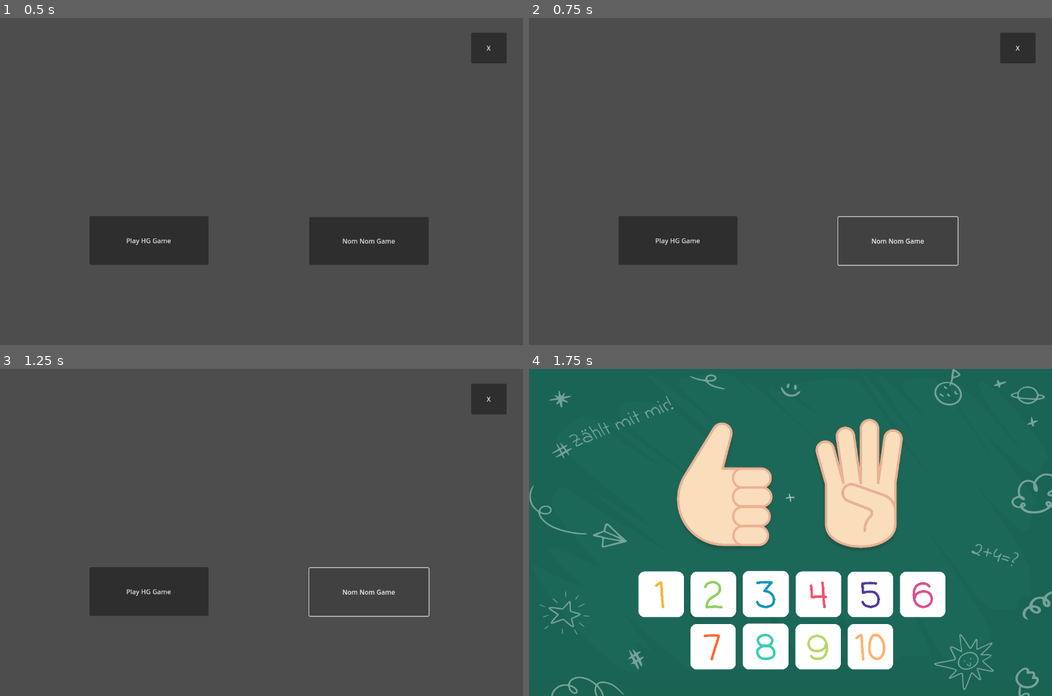
Above: before the commit, frames 1-4 (two rows, left to right).
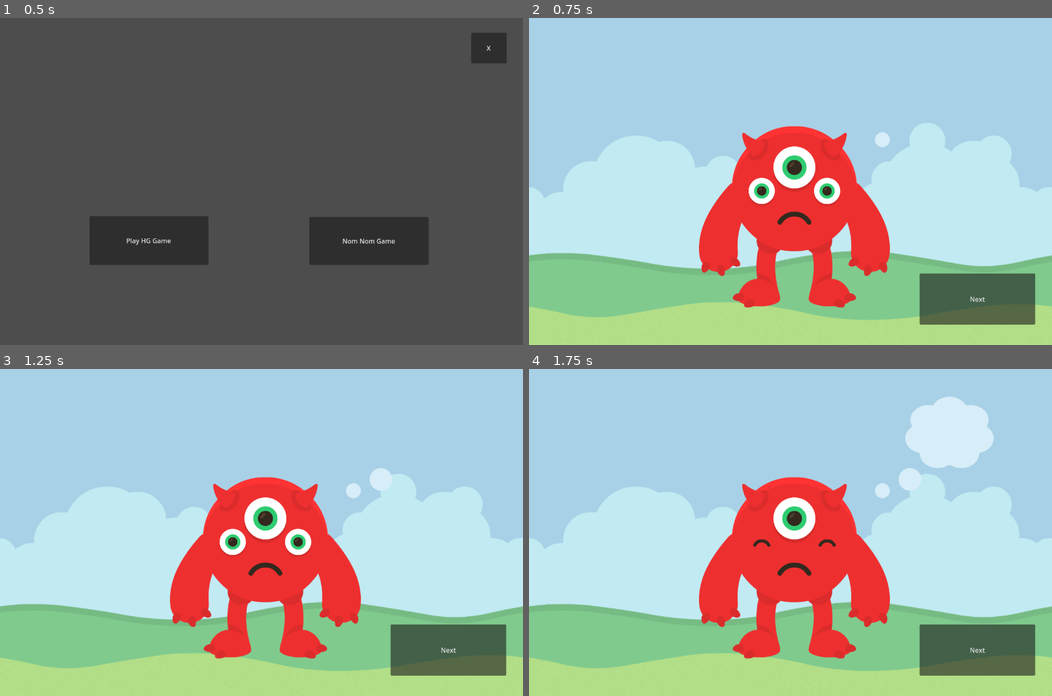
Above: after the commit, the same moments.

Repository: SZelaya1/Nomnom
Game: Godot game, scene res://Scenes/main_menu.tscn
Two runs of this game, one before a commit and one after it. Both use one fixed random seed, a clock stepped at 60 frames per second and the inputs below.
Inputs (mouse positions are in pixels of both pictures, inside the frame that each line leads up to):
- Up to frame 1 (0.5 s): no input
- Up to frame 2 (0.75 s): click "Nom Nom Game" at 0.5 s
- Up to frame 3 (1.25 s): no input
- Up to frame 4 (1.75 s): click (675, 591) at 1.25 s, where only the run before the commit has a clickable "Play HG Game"

Frame 1 is identical in both runs. In frame 2, 98% of the frame differs, in the area x 0-100%, y 0-100%; in frame 3, 98%; in frame 4, 100%.

Commit message:
Connected the different scenes

Diff:
--- a/Scenes/asking_for_food.tscn
+++ b/Scenes/asking_for_food.tscn
@@ -1,8 +1,8 @@
 [gd_scene load_steps=13 format=3 uid="uid://2n61ul12sveq"]
 
-[ext_resource type="Script" path="res://Scripts/asking_for_food.gd" id="1_5nnaq"]
+[ext_resource type="Script" uid="uid://ocrl123aymu8" path="res://Scripts/asking_for_food.gd" id="1_5nnaq"]
 [ext_resource type="Texture2D" uid="uid://rrfqhqq7547i" path="res://Assets/Backgrounds/PicnicBackground.png" id="1_6svtm"]
-[ext_resource type="PackedScene" uid="uid://qr8xfsu74nyv" path="res://Scenes/monster_body_1.tscn" id="2_vatly"]
+[ext_resource type="PackedScene" uid="uid://qr8xfsu74nyv" path="res://Scenes/nomnom_asks.tscn" id="2_vatly"]
 [ext_resource type="Texture2D" uid="uid://lqw202figqcf" path="res://Assets/Various/DreamingBubble.png" id="3_5d2v2"]
 [ext_resource type="Texture2D" uid="uid://b0fc3343vvs10" path="res://Assets/Various/DialogBubble.png" id="5_0kodg"]
 [ext_resource type="Texture2D" uid="uid://c4ehxdjv2ovsi" path="res://Image/Sandwich_1.png" id="6_j4020"]
@@ -78,3 +78,12 @@
 
 [node name="TalkingAudio" type="AudioStreamPlayer2D" parent="."]
 stream = ExtResource("7_5nnaq")
+
+[node name="NextButton" type="Button" parent="."]
+offset_left = 956.0
+offset_top = 625.0
+offset_right = 1239.0
+offset_bottom = 750.0
+text = "Next"
+
+[connection signal="pressed" from="NextButton" to="." method="_on_button_pressed"]
--- a/Scenes/menu.tscn
+++ b/Scenes/menu.tscn
@@ -1,6 +1,7 @@
-[gd_scene load_steps=8 format=3 uid="uid://dft4ls6o6iuls"]
+[gd_scene load_steps=9 format=3 uid="uid://dft4ls6o6iuls"]
 
 [ext_resource type="Texture2D" uid="uid://d1o10d4etfotw" path="res://Image/Menu.png" id="1_l48gv"]
+[ext_resource type="Script" uid="uid://dc6y2wttkl5ee" path="res://Scripts/menu.gd" id="1_wbdvm"]
 [ext_resource type="Texture2D" uid="uid://c4ehxdjv2ovsi" path="res://Image/Sandwich_1.png" id="2_ecwwl"]
 [ext_resource type="Texture2D" uid="uid://clyau76lrid3l" path="res://Image/Käse_2.png" id="3_kk3ma"]
 [ext_resource type="Texture2D" uid="uid://cdkeoeec325cj" path="res://Image/Toast_2.png" id="4_nrnbx"]
@@ -10,6 +11,7 @@
 [sub_resource type="CompressedTexture2D" id="CompressedTexture2D_l48gv"]
 
 [node name="Menu" type="Node2D"]
+script = ExtResource("1_wbdvm")
 
 [node name="TextureRect" type="TextureRect" parent="."]
 offset_left = -16.0
@@ -19,31 +21,40 @@
 texture = SubResource("CompressedTexture2D_l48gv")
 
 [node name="Menu" type="Sprite2D" parent="."]
-position = Vector2(744, 512)
-scale = Vector2(0.955322, 1.10962)
+position = Vector2(645.656, 374.437)
+scale = Vector2(0.82727, 0.840943)
 texture = ExtResource("1_l48gv")
 
 [node name="Sandwich1" type="Sprite2D" parent="."]
-position = Vector2(464, 456)
+position = Vector2(404, 339)
 scale = Vector2(0.726562, 0.890625)
 texture = ExtResource("2_ecwwl")
 
 [node name="Käse2" type="Sprite2D" parent="."]
-position = Vector2(880, 352)
-scale = Vector2(0.3, 0.3)
+position = Vector2(967, 174)
+scale = Vector2(0.233984, 0.275)
 texture = ExtResource("3_kk3ma")
 
 [node name="Toast2" type="Sprite2D" parent="."]
-position = Vector2(880, 185)
-scale = Vector2(0.314, 0.3)
+position = Vector2(767, 165)
+scale = Vector2(0.227312, 0.192969)
 texture = ExtResource("4_nrnbx")
 
 [node name="Tomate2" type="Sprite2D" parent="."]
-position = Vector2(880, 540.8)
-scale = Vector2(0.388, 0.345312)
+position = Vector2(778, 406)
+scale = Vector2(0.272125, 0.254687)
 texture = ExtResource("5_iqepy")
 
 [node name="Lettuce1" type="Sprite2D" parent="."]
-position = Vector2(880, 724.8)
-scale = Vector2(1.3, 1.3)
+position = Vector2(976, 409)
+scale = Vector2(1.03281, 1.03281)
 texture = ExtResource("6_h1wq0")
+
+[node name="NextButton" type="Button" parent="."]
+offset_left = 908.0
+offset_top = 589.0
+offset_right = 1251.0
+offset_bottom = 773.0
+text = "Next"
+
+[connection signal="pressed" from="NextButton" to="." method="_on_next_button_pressed"]
--- a/Scenes/nomnom_eats.tscn
+++ b/Scenes/nomnom_eats.tscn
@@ -10,19 +10,19 @@
 [node name="Background" type="TextureRect" parent="."]
 offset_left = 1.0
 offset_top = 7.0
-offset_right = 1292.0
-offset_bottom = 864.0
+offset_right = 1196.0
+offset_bottom = 800.0
 texture = ExtResource("2_pmvfc")
 expand_mode = 1
 stretch_mode = 4
 
 [node name="SandwichScene" parent="." instance=ExtResource("4_7nnng")]
-position = Vector2(46, 58)
+position = Vector2(23, 35)
 scale = Vector2(0.5, 0.5)
 
 [node name="MonsterScene" parent="." instance=ExtResource("3_0mofs")]
-position = Vector2(123, 281)
-scale = Vector2(0.7, 0.7)
+position = Vector2(182, 287)
+scale = Vector2(0.6, 0.6)
 
 [node name="Dialogue" type="Node2D" parent="."]
 visible = false
--- a/Scripts/asking_for_food.gd
+++ b/Scripts/asking_for_food.gd
@@ -52,6 +52,5 @@
 	var random_color = palette.pick_random()
 	$MonsterBody1/MonsterBody.modulate = random_color
 
-# Called every frame. 'delta' is the elapsed time since the previous frame.
-func _process(delta: float) -> void:
-	pass
+func _on_button_pressed() -> void:
+		get_tree().change_scene_to_file("res://Scenes/menu.tscn")
--- a/Scripts/main_menu.gd
+++ b/Scripts/main_menu.gd
@@ -1,11 +1,10 @@
 extends Node2D
-
 
 func _on_hand_gesture_pressed():
 	get_tree().change_scene_to_file("res://Scenes/hand-gesture.tscn")
 
 func _on_nom_nom_pressed() -> void:
-	get_tree().change_scene_to_file("")
+	get_tree().change_scene_to_file("res://Scenes/asking_for_food.tscn")
 
 func _on_quit_pressed() -> void:
 	get_tree().quit()
--- /dev/null
+++ b/Scripts/menu.gd
@@ -0,0 +1,4 @@
+extends Node2D
+
+func _on_next_button_pressed() -> void:
+		get_tree().change_scene_to_file("res://Scenes/nomnom_eats.tscn")
Renamed: Scenes/hand-gesture.tscn -> Scenes/hand_gesture.tscn
Renamed: Scenes/monster_body_1.tscn -> Scenes/nomnom_asks.tscn
Not shown, added: Scripts/menu.gd.uid
